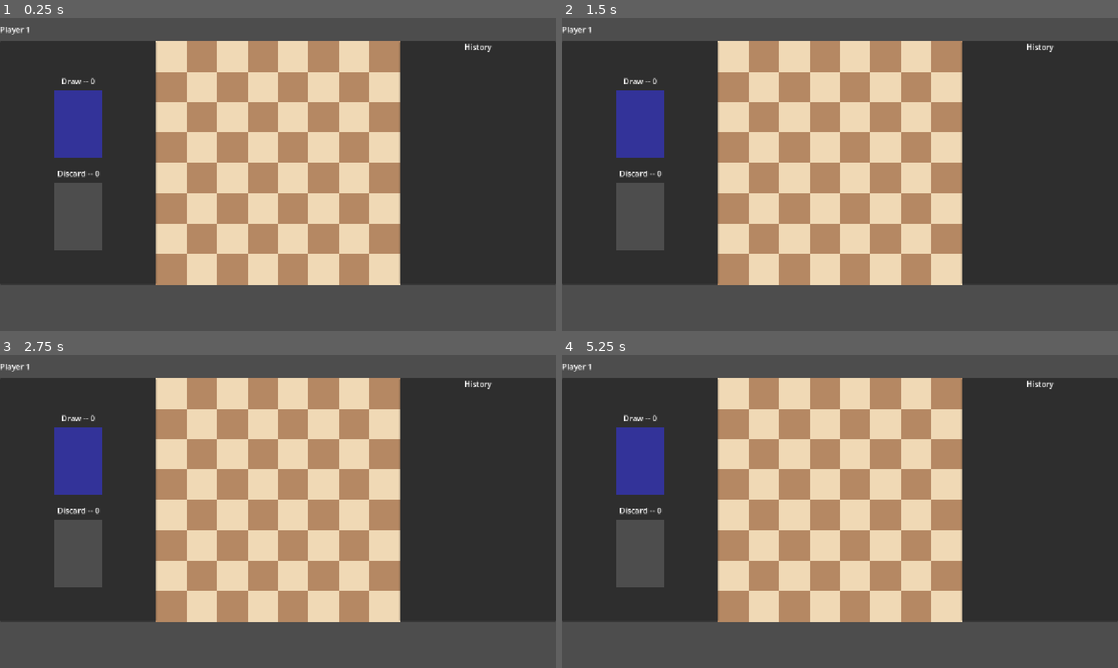
Above: before the commit, frames 1-4 (two rows, left to right).
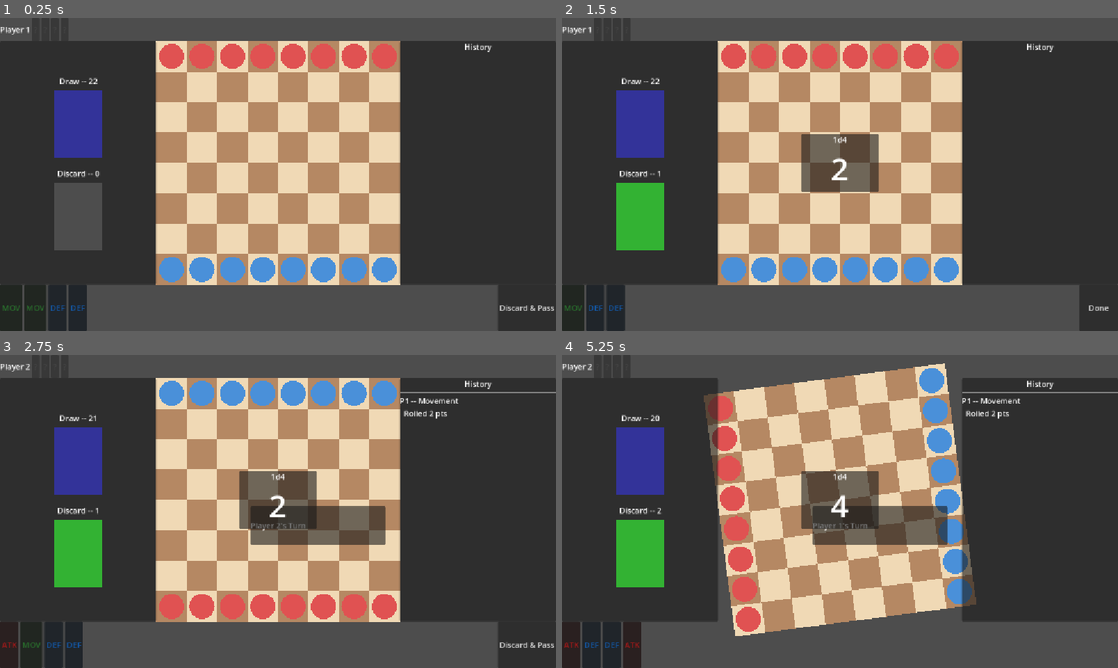
Above: after the commit, the same moments.

Repository: jtguzman/bataz
Game: Godot game, scene res://scenes/main.tscn
The game is run twice, just before and just after one commit, with the same random seed, the same clock (stepped at 60 frames per second) and the same inputs.
Inputs (mouse positions are in pixels of both pictures, inside the frame that each line leads up to):
- Up to frame 1 (0.25 s): no input
- Up to frame 2 (1.5 s): click (573, 309) at 0.5 s, where only the run after the commit has a clickable "MOV"; click (1090, 309) at 1.25 s, where only the run after the commit has a clickable "Play Card"
- Up to frame 3 (2.75 s): click (539, 646) at 2 s, where only the run after the commit has a clickable "Done"
- Up to frame 4 (5.25 s): click (573, 646) at 2.75 s, where only the run after the commit has a clickable "ATK"; click (595, 646) at 3.5 s, where only the run after the commit has a clickable "MOV"; click (1090, 646) at 4.25 s, where only the run after the commit has a clickable "Play Card"; click (1101, 646) at 5 s, where only the run after the commit has a clickable "Done"

The runs differ from the first frame. In frame 1, 8.2% of the frame differs, in the area x 0-100%, y 8-100%; in frame 2, 12%; in frame 3, 15%; in frame 4, 31%, in the area x 0-100%, y 2-100%.
Error before the commit: Invalid access to property or key 'turn_end_confirmed' on a base object of type 'CanvasLayer (hud.gd)'. (res://scripts/game/main.gd:16)

Commit message:
refactor: simplify discard handler in main, remove confirm preview step

Diff:
--- a/scripts/game/main.gd
+++ b/scripts/game/main.gd
@@ -6,14 +6,12 @@
 
 var _move_selected: Vector2i = Vector2i(-1, -1)
 var _attack_selected: Vector2i = Vector2i(-1, -1)
-var _awaiting_discard_confirm: bool = false
 
 func _ready() -> void:
 	hud.card_played_by_ui.connect(_on_card_played_by_ui)
 	hud.discard_pass_requested.connect(_on_discard_pass_requested)
 	hud.movement_done_requested.connect(_on_movement_done)
 	hud.defense_chosen.connect(_on_defense_chosen)
-	hud.turn_end_confirmed.connect(_on_turn_end_confirmed)
 	board.board_cell_tapped.connect(_on_board_cell_tapped)
 	TurnManager.phase_changed.connect(_on_phase_changed)
 	TurnManager.attack_resolved.connect(_on_attack_resolved)
@@ -24,7 +22,7 @@
 	_move_selected = Vector2i(-1, -1)
 	_attack_selected = Vector2i(-1, -1)
 	if phase == TurnManager.Phase.END:
-		if not _awaiting_discard_confirm and GameManager.state != GameManager.State.GAME_OVER:
+		if GameManager.state != GameManager.State.GAME_OVER:
 			_do_flip_then_next_turn()
 
 func _do_flip_then_next_turn() -> void:
@@ -43,13 +41,7 @@
 	TurnManager.on_card_played(type)
 
 func _on_discard_pass_requested(_player: int) -> void:
-	_awaiting_discard_confirm = true
 	TurnManager.on_discard_and_pass()
-	hud.show_discard_preview()
-
-func _on_turn_end_confirmed() -> void:
-	_awaiting_discard_confirm = false
-	_do_flip_then_next_turn()
 
 func _on_movement_done() -> void:
 	TurnManager.on_movement_done()
